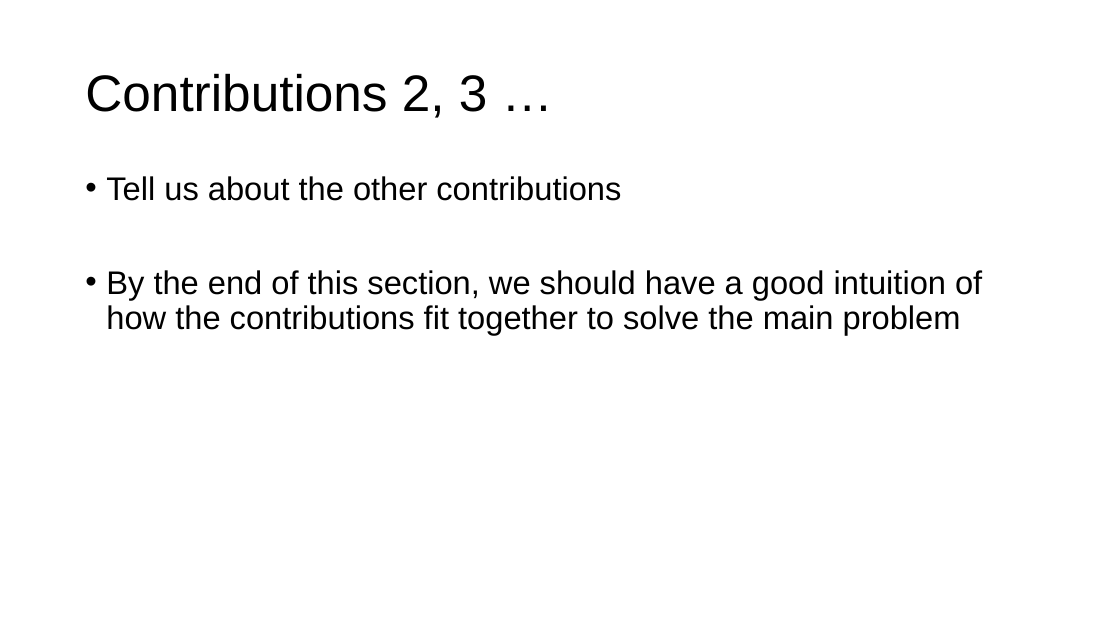
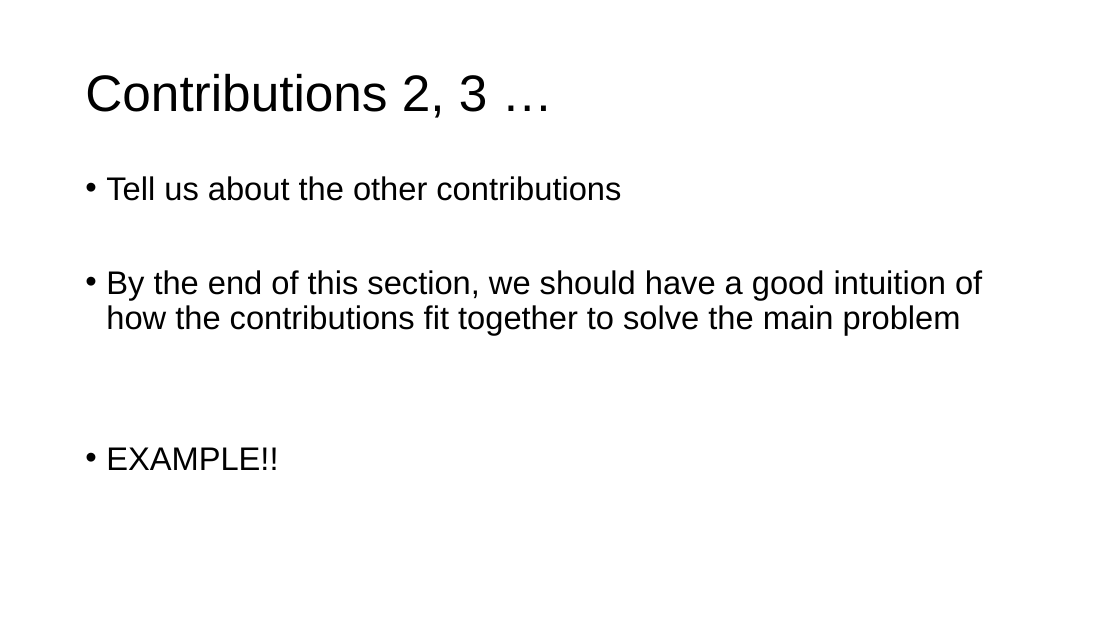
Before and after one commit to columbiaviz/columbiaviz.github.io, a slide deck: slide 7 of 2020s_w6998/lecs/presentation_template.pptx. Drawn at 1120x630 pixels with LibreOffice and Linux fonts; fonts in the diff are those of the drawing. Boxes give left, top, right and bottom in pixels: in the first picture for what was removed or moved away, otherwise in the second. Text is boxed around its words. In the diff, an @@ line names an element or a change of style, - is before the commit and + after.

```diff
--- a/2020s_w6998/lecs/presentation_template.pptx
+++ b/2020s_w6998/lecs/presentation_template.pptx
@@ text at (106, 447, 278, 470): paragraph added @@
+• EXAMPLE!!
```
Also in this commit, not shown: 5 other slides changed.
